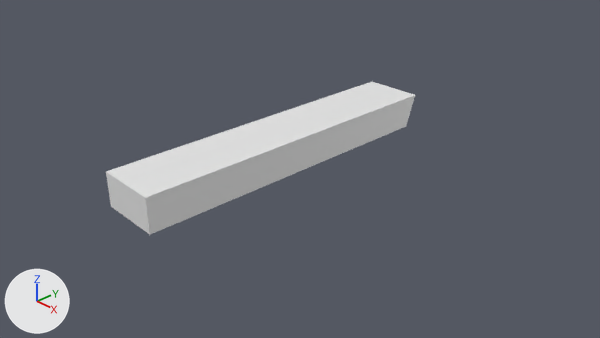
Before and after pictures for a commit that changed the Blender file MachineGunModeling/machineGun.blend.
One viewpoint serves both versions: the file's camera 'Camera'. Lighting does not change. The marker at lower left points along +X, +Y and +Z.
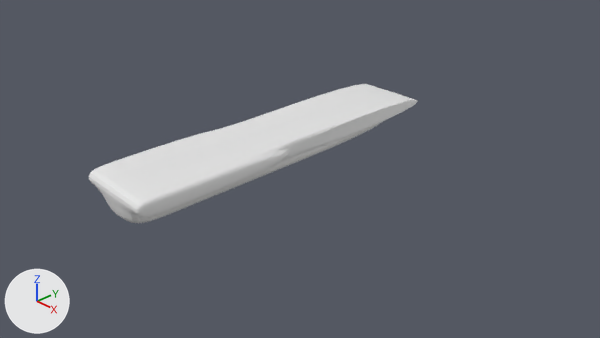
Commit message: complete Modeling the Base Shape

The change, as a list of edits to the scene's bpy script:
```text
Change me_cube_001:
    used by ob_cube; location = (0.0, 0.11, 0.84); scale = (0.533, 2.89, 0.287)
    remove me_cube_001.from_pydata(...)  # 8 vertices, 6 faces; spans x -1.0..1.0, y -1.0..1.0, z -1.0..1.0
    add me_cube_001.from_pydata(...)  # 110 vertices, 108 faces; spans x -1.4..1.4, y -1.01..0.99, z -1.0..1.0
    me_cube_001 part 1
    4 vertices are removed from x -1.0..1.0, y -1.0..1.0, z 1.0
    6 faces are deleted
    86 vertices are added at x -1.4..1.4, y -1.01..0.99, z -1.0..1.0
    20 new vertices lie (0.17, 0.0, 0.0) away from vertices in x -1.17..1.0, y -1.01..0.99, z 0.0..1.0
    108 new faces join them
Change ob_cube:
    ob_cube.location: (0.0, 0.11, 0.84) -> (0.0, 0.11, 0.89)
    ob_cube.scale: (0.533, 2.89, 0.287) -> (0.533, 3.1, 0.287)
    add _m = ob_cube.modifiers.new('Subsurf', 'SUBSURF')
    add _m.levels = 2
```

Where the change shows, as pixel boxes (x1, y1, x2, y2) in the pictures (600 x 338 px):
'Cube', reshaped, moved, rescaled, modifiers changed (6% wider, 9% shorter): before (106, 82, 415, 235); after (89, 84, 418, 223)
